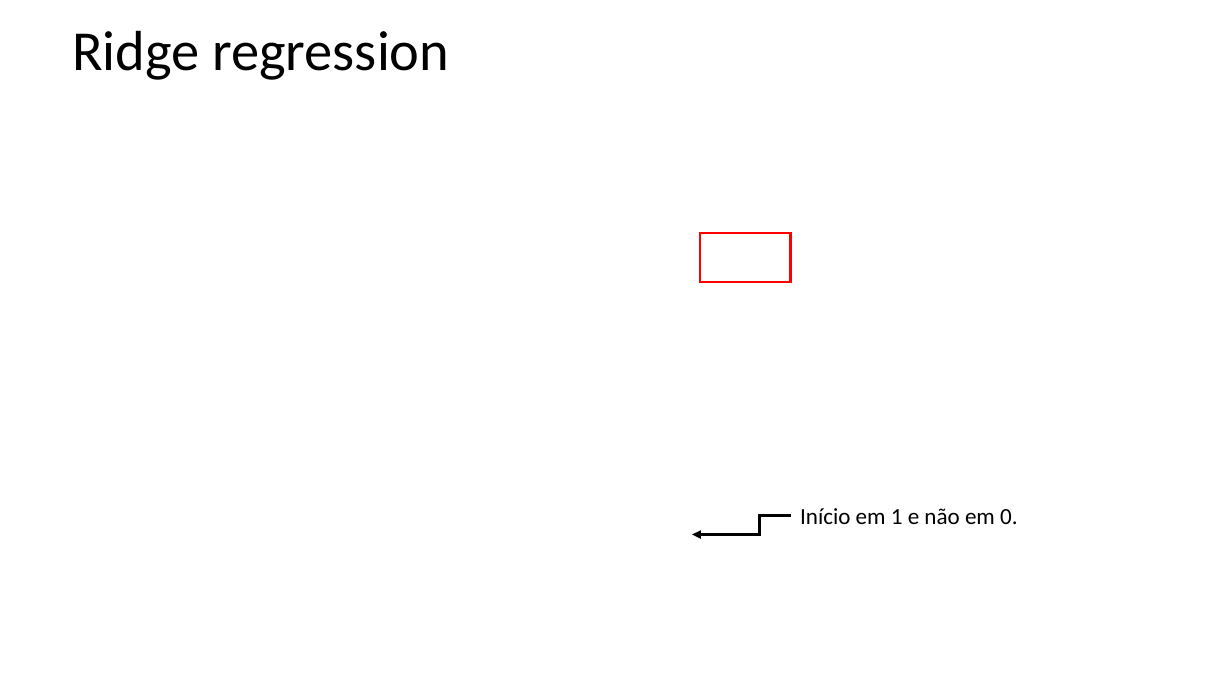
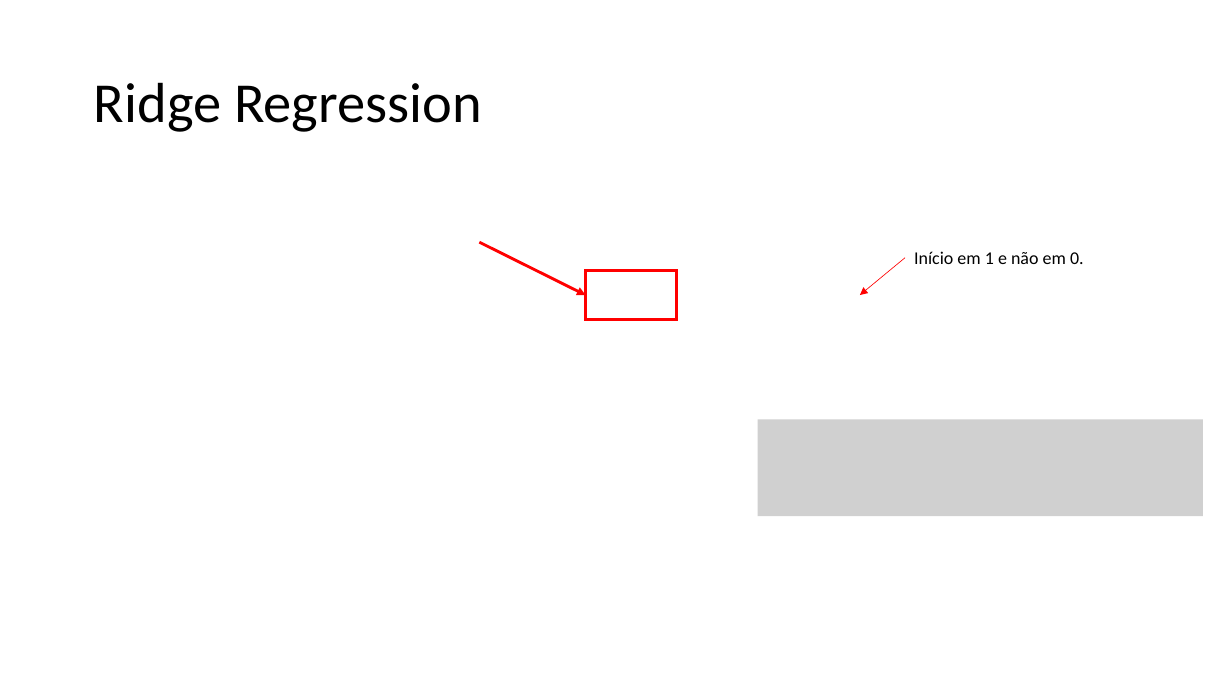
Before and after one commit to zz4fap/t319_aprendizado_de_maquina, a slide deck: slide 4 of slides/T319_Regressão_Linear (Parte VI).pptx. Drawn at 1232x693 pixels with LibreOffice and Linux fonts; fonts in the diff are those of the drawing; grey boxes stand for pictures. Boxes give left, top, right and bottom in pixels: in the first picture for what was removed or moved away, otherwise in the second. Text is boxed around its words. In the diff, an @@ line names an element or a change of style, - is before the commit and + after.

```diff
--- a/slides/T319_Regressão_Linear (Parte VI).pptx
+++ b/slides/T319_Regressão_Linear (Parte VI).pptx
@@ title at [94, 82, 482, 132]: text changed @@
-Ridge regression
+Ridge Regression
@@ arrow added from (480, 242) to (586, 295), #FF0000 2.25 pt @@
@@ arrow added from (905, 258) to (860, 295), #FF0000 0.5 pt @@
@@ text "Início em 1 e não ...": place and size @@
-text "Início em 1 e não ..." at [800, 508, 1018, 524]
+text "Início em 1 e não ..." at [914, 251, 1084, 264]
@@ text "Início em 1 e não ..." at [914, 251, 1084, 264]: size 18 to 14 pt @@
@@ rectangle: place and size @@
-rectangle at [701, 233, 791, 282]
+rectangle at [586, 271, 677, 320]
@@ picture added at [758, 420, 1203, 517] @@
@@ elbow arrow removed from (791, 516) to (692, 534) @@
```
Also in this commit, not shown: 8 other slides changed, 3 slides added, 9 slides removed, 26 other files.
